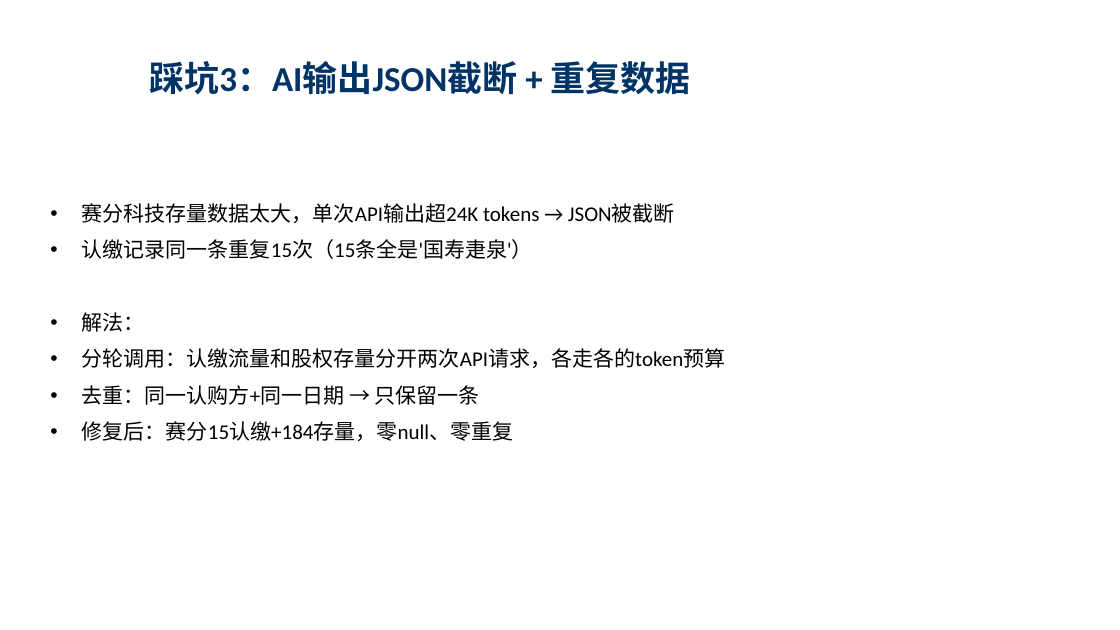
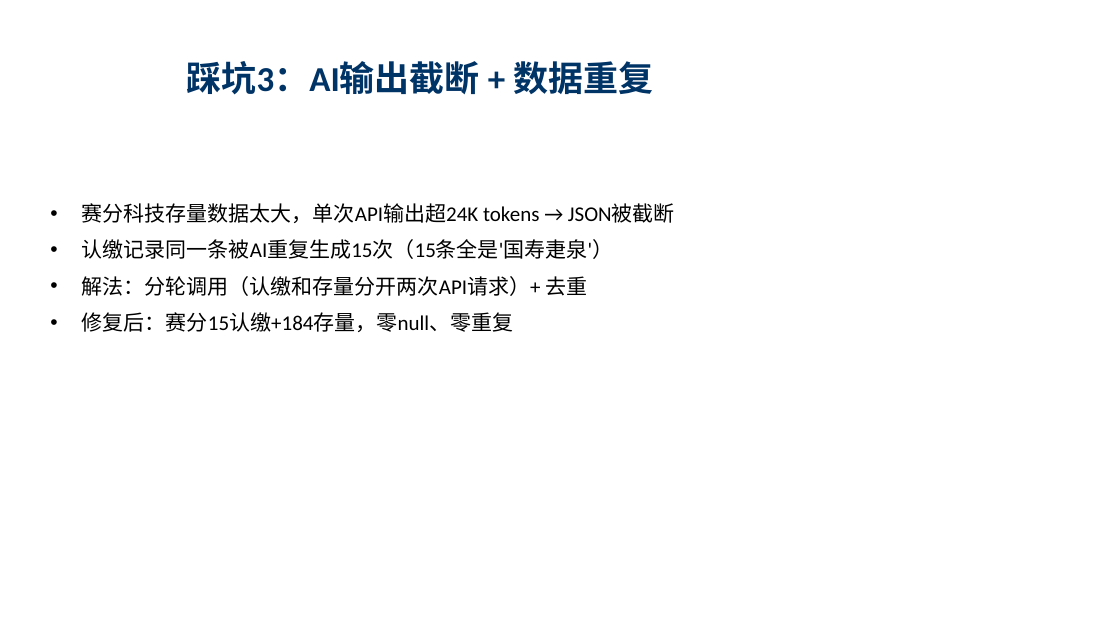
Before and after one commit to flyxx-pro/team-star, a slide deck: slide 6 of presentation/Week3_汇报_刘宇轩_苏宇垚.pptx (slide 5 before the commit). Drawn at 1120x630 pixels with LibreOffice and Linux fonts; fonts in the diff are those of the drawing. Boxes give left, top, right and bottom in pixels: in the first picture for what was removed or moved away, otherwise in the second. Text is boxed around its words. In the diff, an @@ line names an element or a change of style, - is before the commit and + after.

Commit message:
[PPT] 最终版-10页-深蓝主题-表格+踩坑+解法+TOC

```diff
--- a/presentation/Week3_汇报_刘宇轩_苏宇垚.pptx
+++ b/presentation/Week3_汇报_刘宇轩_苏宇垚.pptx
@@ title at bbox=[187, 61, 653, 95]: text changed @@
-踩坑3：AI输出JSON截断 + 重复数据
+踩坑3：AI输出截断 + 数据重复
@@ text at bbox=[82, 239, 613, 296]: text changed @@
-• 认缴记录同一条重复15次（15条全是'国寿疌泉'）
-• 解法：
-• 分轮调用：认缴流量和股权存量分开两次API请求，各走各的token预算
-• 去重：同一认购方+同一日期 → 只保留一条
+• 认缴记录同一条被AI重复生成15次（15条全是'国寿疌泉'）
+• 解法：分轮调用（认缴和存量分开两次API请求）+ 去重
```
Also in this commit, not shown: 8 other slides changed, 1 slide added, 1 slide removed.
